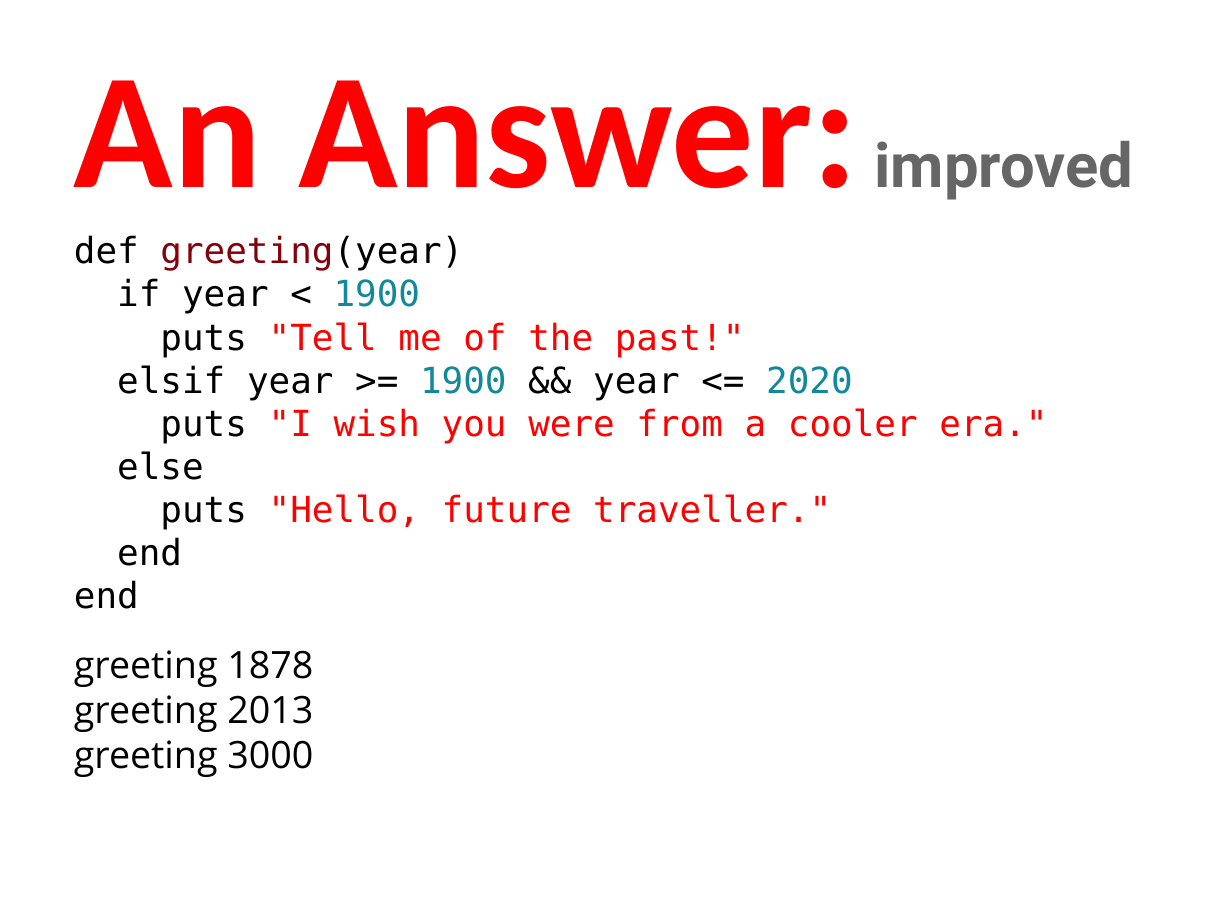
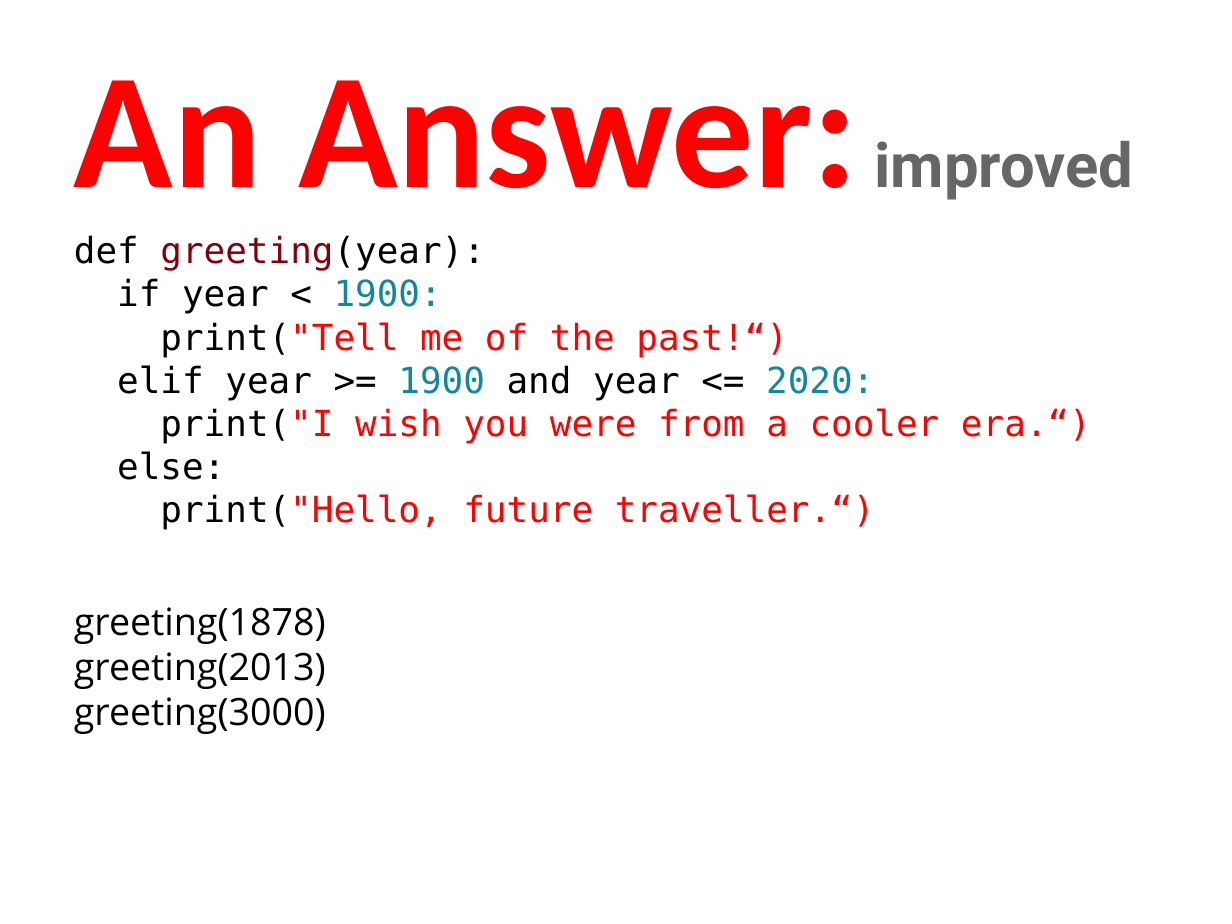
Before and after one commit to humanitiesprogramming/slides, a slide deck: slide 32 of 2017/python/B Done - ish/Python - Programming Concepts II.pptx. Drawn at 1232x924 pixels with LibreOffice and Linux fonts; fonts in the diff are those of the drawing. Boxes give left, top, right and bottom in pixels: in the first picture for what was removed or moved away, otherwise in the second. Text is boxed around its words. In the diff, an @@ line names an element or a change of style, - is before the commit and + after.

```diff
--- a/2017/python/B Done - ish/Python - Programming Concepts II.pptx
+++ b/2017/python/B Done - ish/Python - Programming Concepts II.pptx
@@ text at (x1=74, y1=235, x2=1091, y2=734): text changed @@
-def greeting(year)
-if year < 1900
-puts "Tell me of the past!"
-elsif year >= 1900 && year <= 2020
-puts "I wish you were from a cooler era."
-else
-puts "Hello, future traveller."
-end
-end
-greeting 1878
-greeting 2013
-greeting 3000
+def greeting(year):
+if year < 1900:
+print("Tell me of the past!“)
+elif year >= 1900 and year <= 2020:
+print("I wish you were from a cooler era.“)
+else:
+print("Hello, future traveller.“)
+greeting(1878)
+greeting(2013)
+greeting(3000)
```
Also in this commit, not shown: 2 other slides changed, 1 other file.
